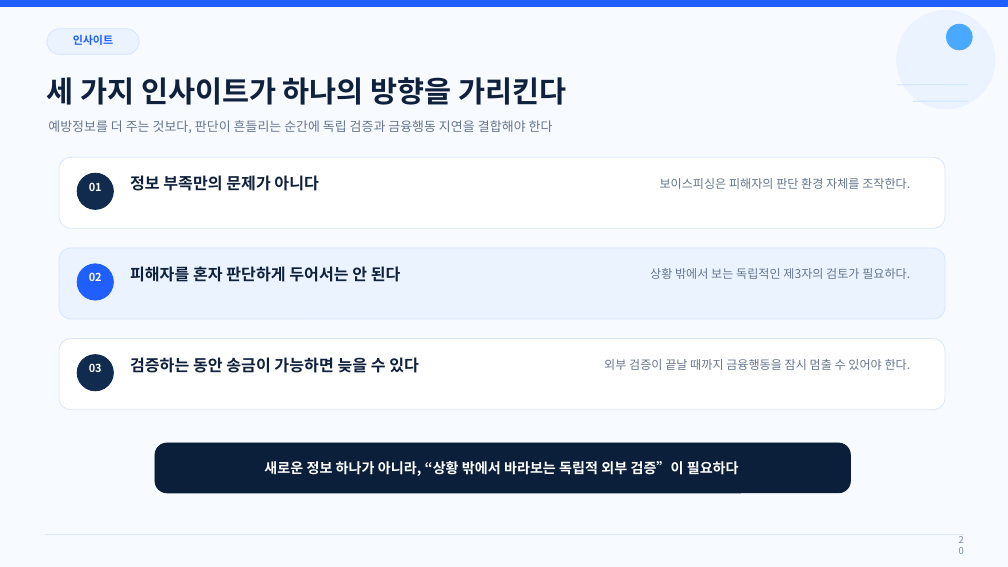
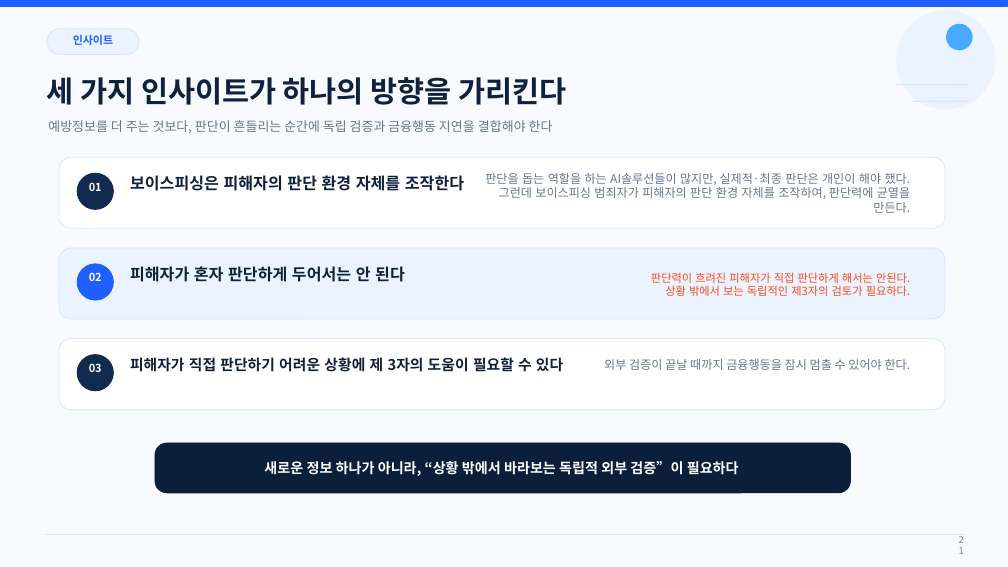
Before and after one commit to hamhj7694/AIXTeamProject2, a slide deck: slide 21 of 01_docs/01_proposal/01.frow/03_제안서 본작성.pptx (slide 20 before the commit). Drawn at 1008x567 pixels with LibreOffice and Linux fonts; fonts in the diff are those of the drawing. Boxes give left, top, right and bottom in pixels: in the first picture for what was removed or moved away, otherwise in the second. Text is boxed around its words. In the diff, an @@ line names an element or a change of style, - is before the commit and + after.

```diff
--- a/01_docs/01_proposal/01.frow/03_제안서 본작성.pptx
+++ b/01_docs/01_proposal/01.frow/03_제안서 본작성.pptx
@@ text at bbox=[130, 175, 464, 191]: text changed @@
-정보 부족만의 문제가 아니다
+보이스피싱은 피해자의 판단 환경 자체를 조작한다
@@ text at bbox=[485, 173, 911, 213]: text changed @@
-보이스피싱은 피해자의 판단 환경 자체를 조작한다.
+판단을 돕는 역할을 하는 AI솔루션들이 많지만, 실제적·최종 판단은 개인이 해야 했다.
+그런데 보이스피싱 범죄자가 피해자의 판단 환경 자체를 조작하여, 판단력에 균열을 만든다.
@@ text at bbox=[130, 266, 405, 282]: text changed @@
-피해자를 혼자 판단하게 두어서는 안 된다
+피해자가 혼자 판단하게 두어서는 안 된다
@@ text at bbox=[651, 272, 910, 283]: paragraph added @@
+판단력이 흐려진 피해자가 직접 판단하게 해서는 안된다.
@@ text at bbox=[665, 285, 910, 296]: size 11.5 to 10.6 pt, text colour #66768F to #FF4B16 in "상황 밖에서 보는 독립적인 제3자의 검토가 필요하다." @@
@@ text at bbox=[130, 357, 563, 372]: text changed; size 15.3 to 14.2 pt @@
-검증하는 동안 송금이 가능하면 늦을 수 있다
+피해자가 직접 판단하기 어려운 상황에 제 3자의 도움이 필요할 수 있다
@@ page number at bbox=[949, 538, 972, 552]: text changed @@
-20
+21
```
Also in this commit, not shown: 7 other slides changed, 4 slides added, 3 slides removed, 2 other files.
